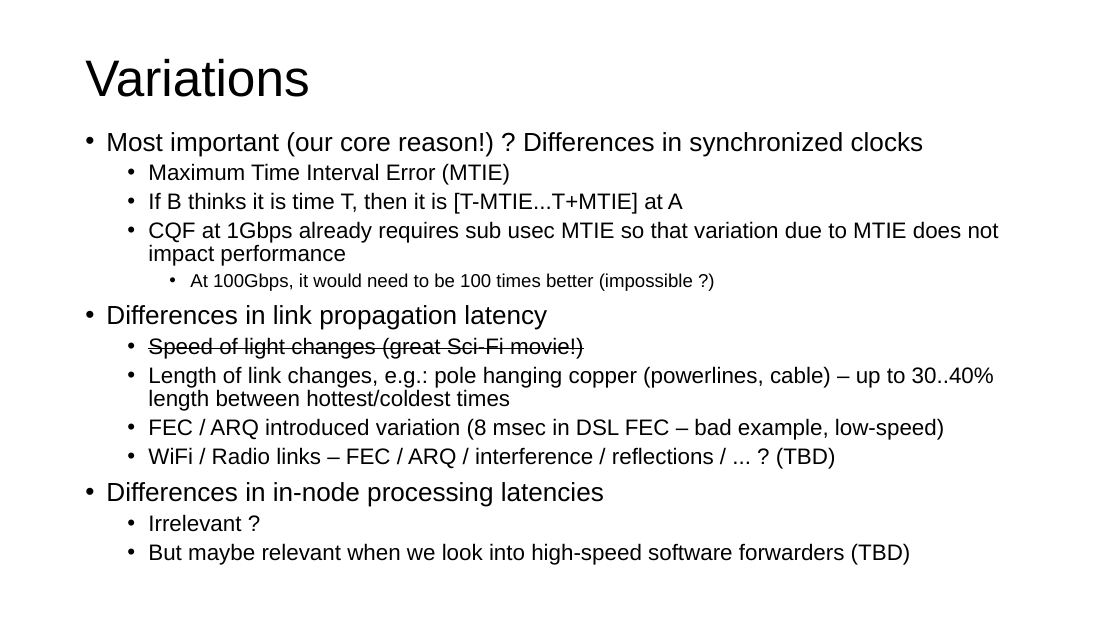
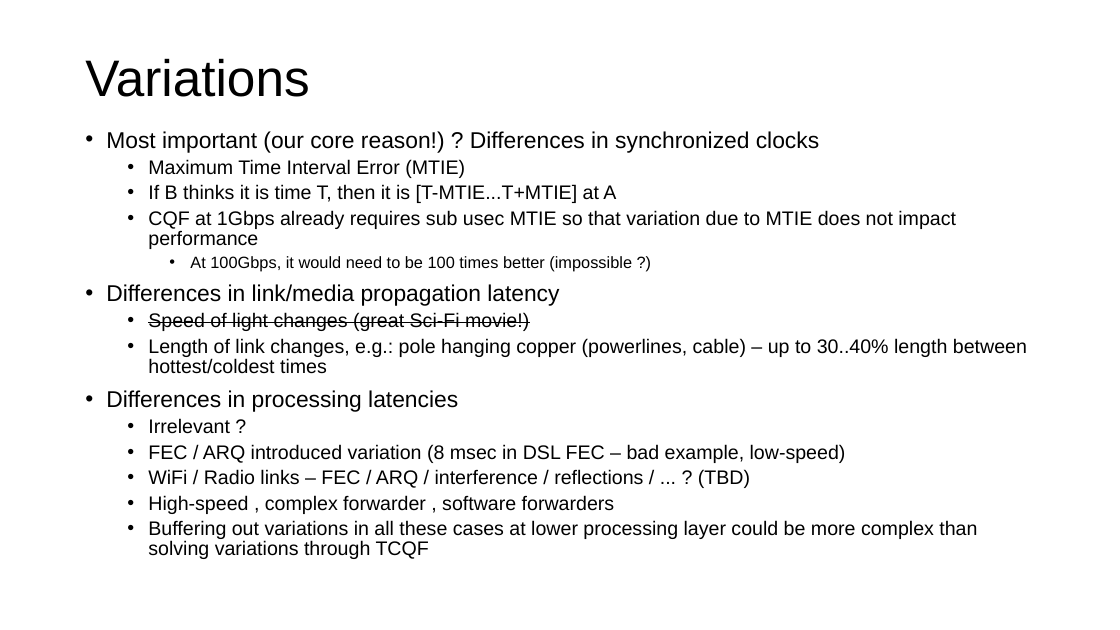
Before and after one commit to toerless/detnet, a slide deck: slide 16 of tcqf-slides.pptx. Drawn at 1120x630 pixels with LibreOffice and Linux fonts; fonts in the diff are those of the drawing. Boxes give left, top, right and bottom in pixels: in the first picture for what was removed or moved away, otherwise in the second. Text is boxed around its words. In the diff, an @@ line names an element or a change of style, - is before the commit and + after.

Commit message:
More fixes via Lizhou

```diff
--- a/tcqf-slides.pptx
+++ b/tcqf-slides.pptx
@@ text at (106, 131, 1027, 488): size 22.4 to 19.6 pt in "Most important (our core reason!) ? Differences ..."; size 19.2 to 16.8 pt in "Maximum Time Interval Error (MTIE)", "If B thinks it is time T, ...", "CQF at 1Gbps already requires sub usec ...", "Speed of light changes (great Sci-Fi movie!)" and 3 more places; size 16 to 14 pt in "At 100Gbps, it would need to be ..."; line spacing 0.86 to 0.84 @@
@@ text at (106, 284, 559, 306): text changed; size 22.4 to 19.6 pt @@
-• Differences in link propagation latency
+• Differences in link/media propagation latency
@@ text at (106, 390, 458, 434): paragraphs added @@
+• Differences in processing latencies
+  • Irrelevant ?
@@ text at (148, 495, 977, 559): text changed; size 19.2 to 16.8 pt @@
-• Differences in in-node processing latencies
-  • Irrelevant ?
-  • But maybe relevant when we look into high-speed software forwarders (TBD)
+  • High-speed , complex forwarder , software forwarders
+  • Buffering out variations in all these cases at lower processing layer could be more complex than solving variations through TCQF
```
